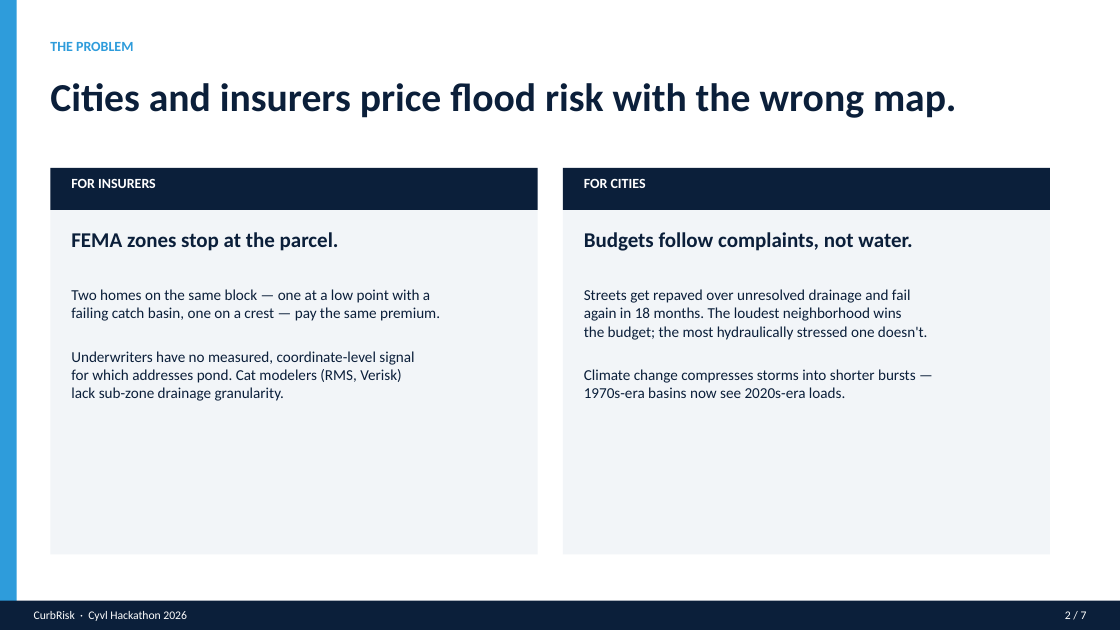
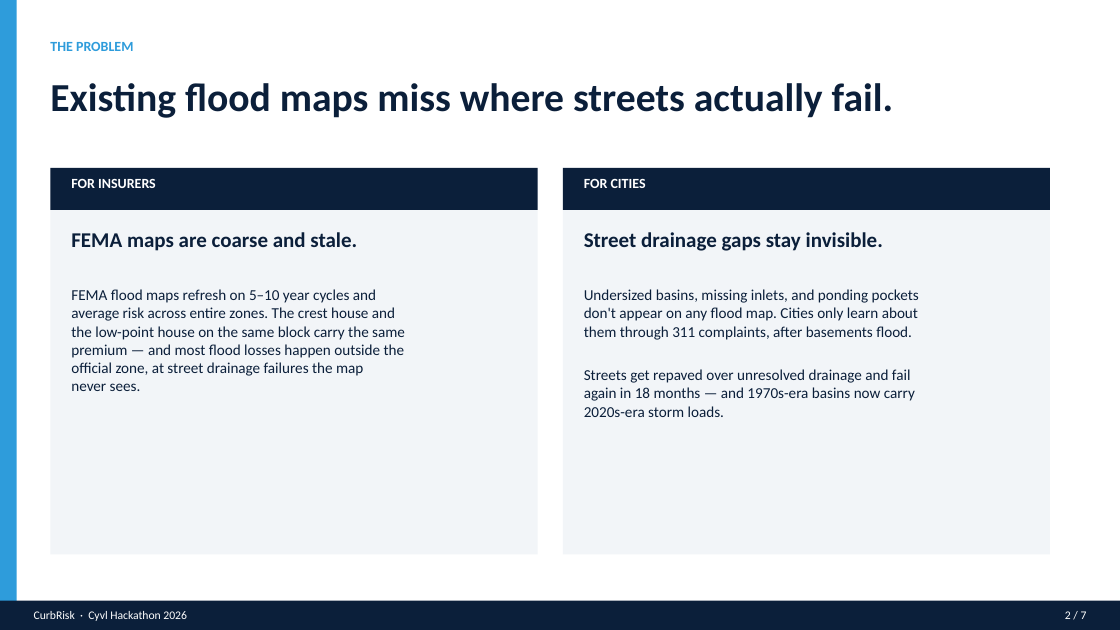
Before and after one commit to H-TejadaDeras/cyvl-hackathon-entry-2026, a slide deck: slide 2 of presentation/CurbRisk_Pitch.pptx. Drawn at 1120x630 pixels with LibreOffice and Linux fonts; fonts in the diff are those of the drawing. Boxes give left, top, right and bottom in pixels: in the first picture for what was removed or moved away, otherwise in the second. Text is boxed around its words. In the diff, an @@ line names an element or a change of style, - is before the commit and + after.

```diff
--- a/presentation/CurbRisk_Pitch.pptx
+++ b/presentation/CurbRisk_Pitch.pptx
@@ text at (x1=50, y1=83, x2=893, y2=118): text changed @@
-Cities and insurers price flood risk with the wrong map.
+Existing flood maps miss where streets actually fail.
@@ text at (x1=71, y1=232, x2=357, y2=251): text changed @@
-FEMA zones stop at the parcel.
+FEMA maps are coarse and stale.
@@ text at (x1=584, y1=232, x2=883, y2=251): text changed @@
-Budgets follow complaints, not water.
+Street drainage gaps stay invisible.
@@ text at (x1=71, y1=289, x2=405, y2=391): text changed @@
-Two homes on the same block — one at a low point with a
-failing catch basin, one on a crest — pay the same premium.
-Underwriters have no measured, coordinate-level signal
-for which addresses pond. Cat modelers (RMS, Verisk)
-lack sub-zone drainage granularity.
+FEMA flood maps refresh on 5–10 year cycles and
+average risk across entire zones. The crest house and
+the low-point house on the same block carry the same
+premium — and most flood losses happen outside the
+official zone, at street drainage failures the map
+never sees.
@@ text at (x1=584, y1=289, x2=919, y2=340): paragraphs added @@
+Undersized basins, missing inlets, and ponding pockets
+don't appear on any flood map. Cities only learn about
+them through 311 complaints, after basements flood.
@@ text at (x1=584, y1=387, x2=915, y2=417): text changed @@
-again in 18 months. The loudest neighborhood wins
-the budget; the most hydraulically stressed one doesn't.
-Climate change compresses storms into shorter bursts —
-1970s-era basins now see 2020s-era loads.
+again in 18 months — and 1970s-era basins now carry
+2020s-era storm loads.
```
Also in this commit, not shown: 4 other slides changed, 2 other files.
